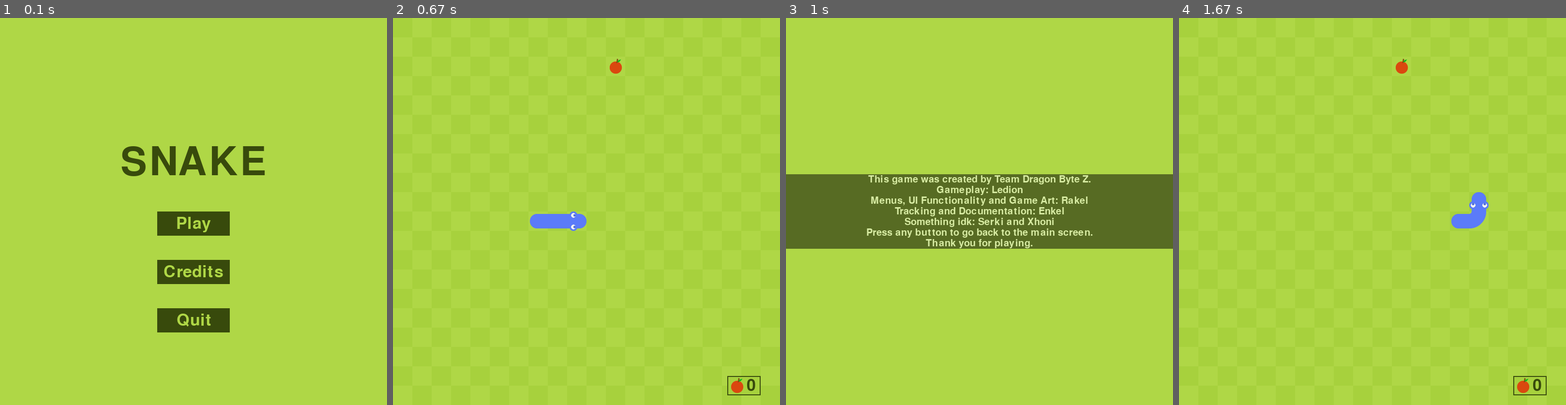
Above: before the commit, frames 1-4 (left to right).
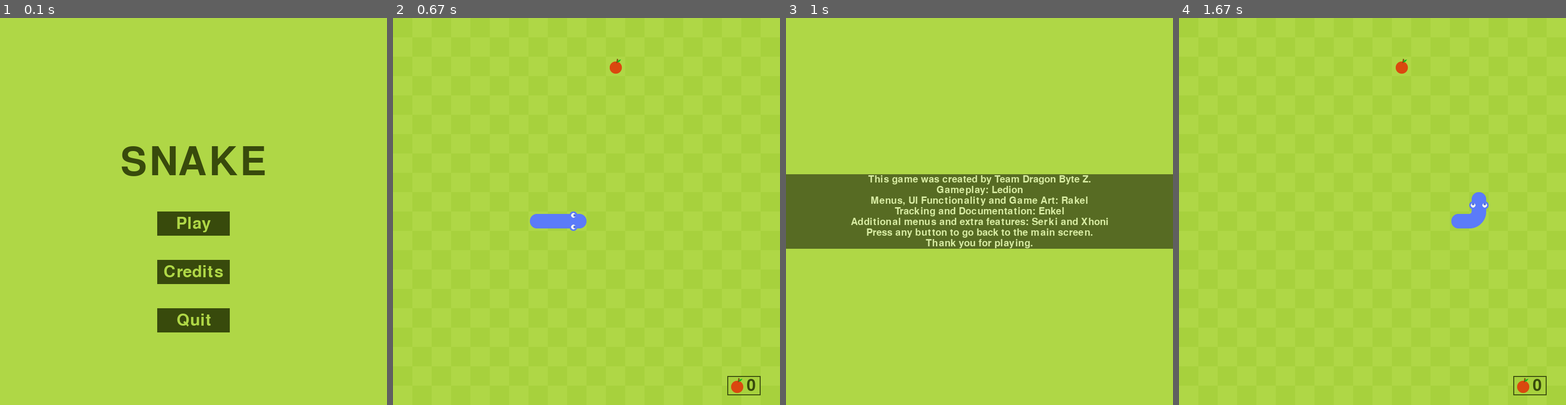
Above: after the commit, the same moments.

Repository: x10combo/Snake-PyGame-
Game: pygame game, started from main.py
Same seed, same stepped clock (60 frames per second), same inputs: the game is played once before the commit and once after it.
Inputs (mouse positions are in pixels of both pictures, inside the frame that each line leads up to):
- Up to frame 1 (0.1 s): no input
- Up to frame 2 (0.67 s): press the mouse at (586, 223) at 0.37 s; move the mouse to (601, 172) at 0.47 s; release the mouse at (621, 118) at 0.6 s
- Up to frame 3 (1 s): press the mouse at (979, 273) at 0.7 s; move the mouse to (994, 226) at 0.8 s; release the mouse at (1006, 180) at 0.93 s
- Up to frame 4 (1.67 s): hold Right 1-1.47 s; hold Up from 1.5 s (still down)

Frames 1-2 are identical in both runs. In frame 3, 0.6% of the frame differs, in the area x 16-84%, y 51-54%; in frame 4, nothing differs.

Commit message:
no message

Diff:
--- a/main.py
+++ b/main.py
@@ -281,7 +281,7 @@
             "Gameplay: Ledion",
             "Menus, UI Functionality and Game Art: Rakel",
             "Tracking and Documentation: Enkel",
-            "Something idk: Serki and Xhoni",
+            "Additional menus and extra features: Serki and Xhoni",
             "Press any button to go back to the main screen.",
             "Thank you for playing."
         ]
